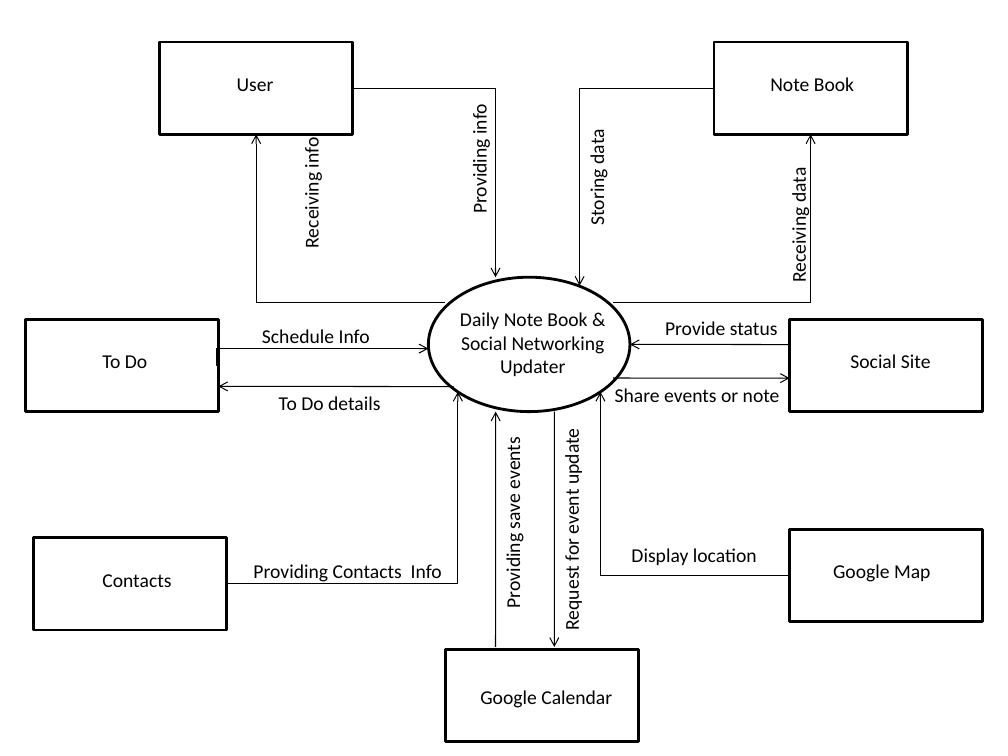
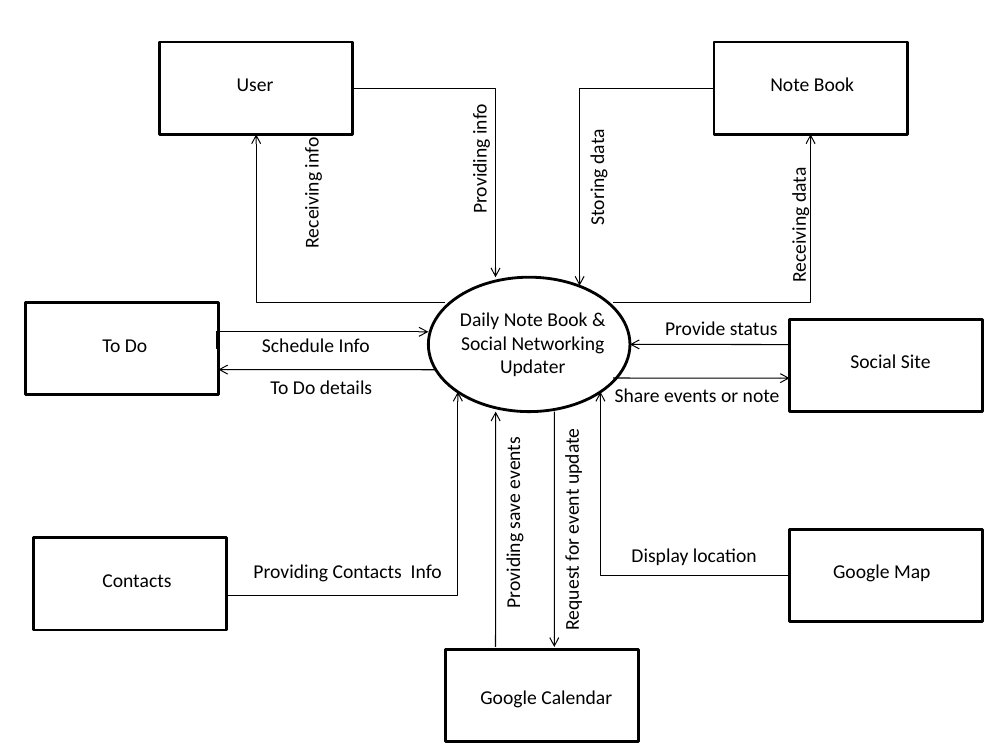
Before and after one commit to sayan801/DailyNoteBook, a slide deck: slide 1 of report/dfd.pptx. Drawn at 1008x756 pixels with LibreOffice and Linux fonts; fonts in the diff are those of the drawing. Boxes give left, top, right and bottom in pixels: in the first picture for what was removed or moved away, otherwise in the second. Text is boxed around its words. In the diff, an @@ line names an element or a change of style, - is before the commit and + after.

```diff
--- a/report/dfd.pptx
+++ b/report/dfd.pptx
@@ rectangle: place and size @@
-rectangle at [25, 320, 219, 412]
+rectangle at [25, 302, 219, 395]
@@ text "To Do": place and size @@
-text "To Do" at [102, 355, 147, 368]
+text "To Do" at [102, 339, 147, 352]
@@ text "Schedule Info" rewrapped from [262, 329, 370, 349] to [262, 338, 370, 352] @@
@@ elbow arrow moved from (219, 365) - (428, 349) to (219, 349) - (428, 332) @@
@@ arrow moved from (454, 387) - (219, 386) to (436, 370) - (219, 370) @@
@@ text "To Do details": place and size @@
-text "To Do details" at [279, 396, 380, 410]
+text "To Do details" at [270, 380, 372, 394]
@@ elbow arrow moved from (227, 584) - (458, 392) to (227, 595) - (458, 392) @@
```
Also in this commit, not shown: 1 other slide changed, 1 slide added.
